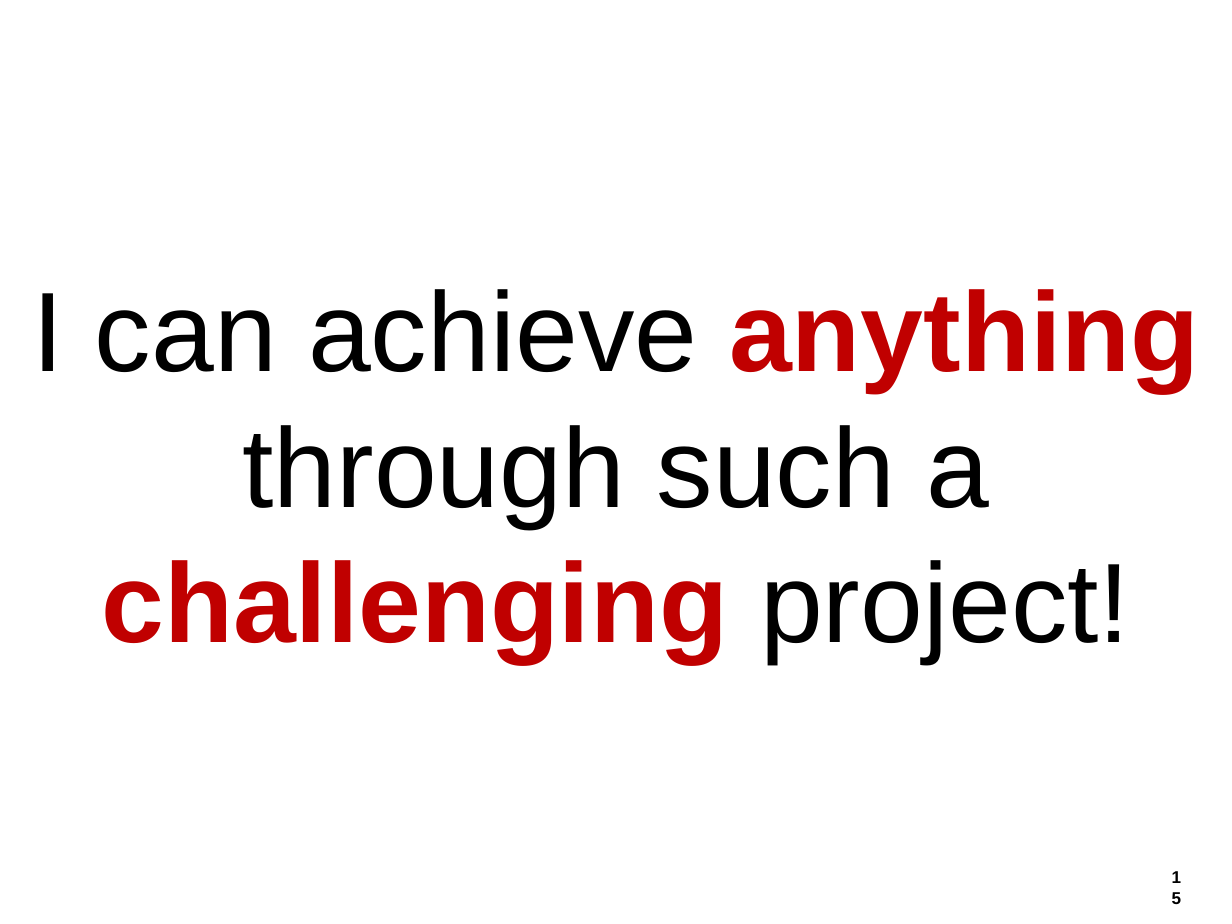
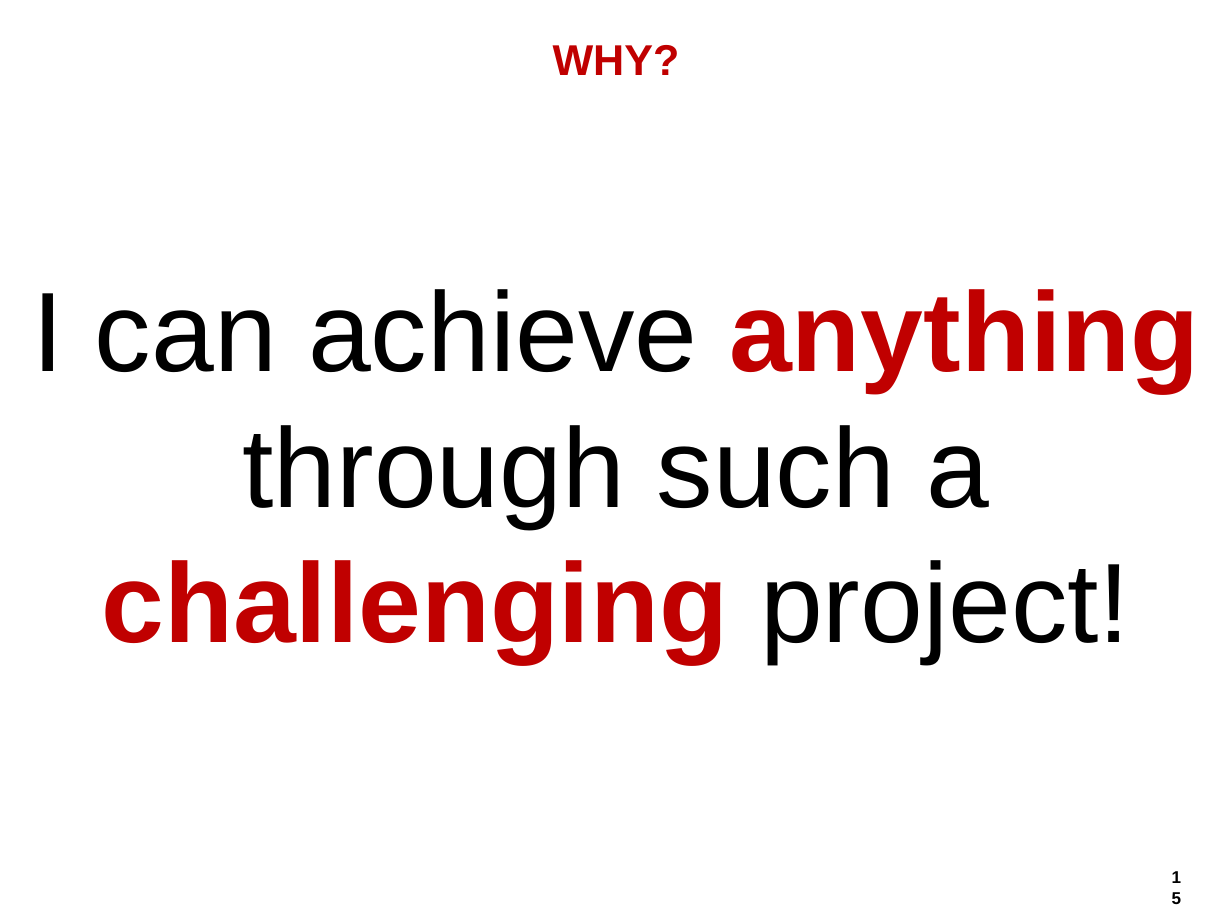
Before and after one commit to hageyahhoo/agile2014, a slide deck: slide 15 of presentations/TechnologyDrivenDevelopment.pptx. Drawn at 1232x924 pixels with LibreOffice and Linux fonts; fonts in the diff are those of the drawing; background and template pictures are left out. Boxes give left, top, right and bottom in pixels: in the first picture for what was removed or moved away, otherwise in the second. Text is boxed around its words. In the diff, an @@ line names an element or a change of style, - is before the commit and + after.

```diff
--- a/presentations/TechnologyDrivenDevelopment.pptx
+++ b/presentations/TechnologyDrivenDevelopment.pptx
@@ title added at bbox=[553, 45, 680, 75], 25.2 pt, text #C00000, bold @@
+WHY?
```
Also in this commit, not shown: 6 other slides changed, 3 slides added, 4 slides removed.
